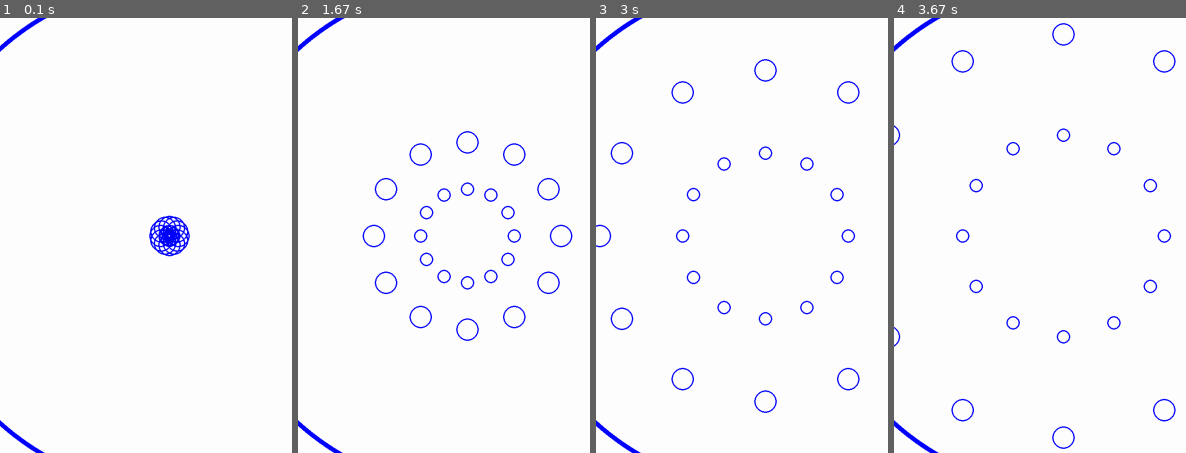
Above: before the commit, frames 1-4 (left to right).
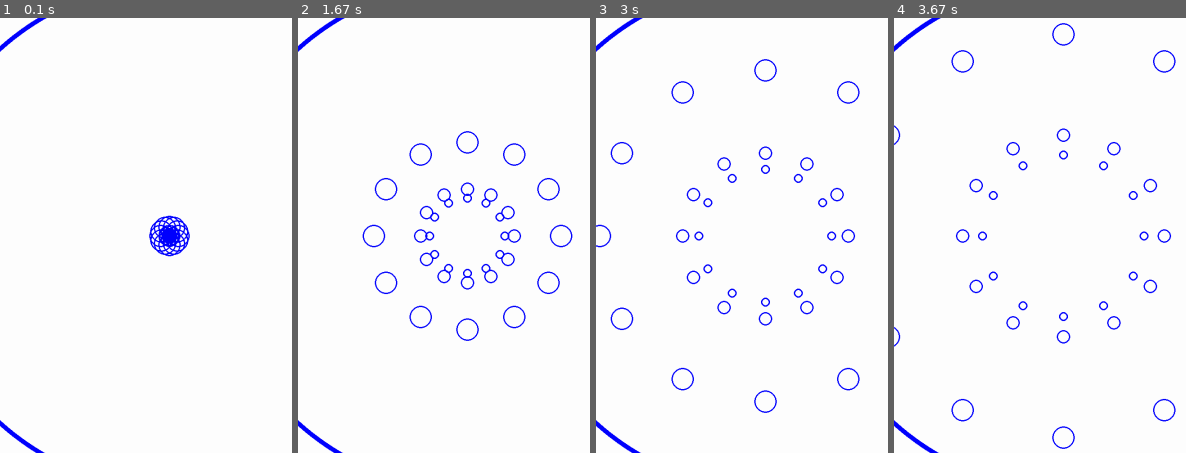
Above: after the commit, the same moments.

Repository: Archanciel/Learning_Pygame
Game: pygame game, started from bouncing_ball_imperfect_collide/move_particle_basic.py
The game is run twice, just before and just after one commit, with the same random seed, the same clock (stepped at 60 frames per second) and the same inputs.
Inputs:
- Up to frame 1 (0.1 s): no input
- Up to frame 2 (1.67 s): no input
- Up to frame 3 (3 s): no input
- Up to frame 4 (3.67 s): no input
The pictures show only the part of the screen within x 21-71%, y 25-75%; the shares and areas given below are measured in that part.

The runs differ from the first frame. In frame 1, less than 0.1% of the frame differs, in the area x 55-61%, y 48-52%; in frame 2, 0.4%; in frame 3, 0.5%, in the area x 33-83%, y 33-67%; in frame 4, 0.5%.

Commit message:
added my_move

Diff:
--- a/bouncing_ball_imperfect_collide/move_particle_basic.py
+++ b/bouncing_ball_imperfect_collide/move_particle_basic.py
@@ -31,6 +31,7 @@
 
 my_particles = []
 my_particles2 = []
+my_particles3 = []
 
 angleTwelth = 360 / 12
 
@@ -39,11 +40,13 @@
 		angleDeg = i * angleTwelth
 		my_particles.append(Particle(screen = screen, x=circleX, y=circleY, radius=25, thickness=3, angleDeg=angleDeg, speed=2))
 		my_particles2.append(Particle(screen = screen, x=circleX, y=circleY, radius=15, thickness=3, angleDeg=angleDeg, speed=1))
+		my_particles3.append(Particle(screen = screen, x=circleX, y=circleY, radius=10, thickness=3, angleDeg=angleDeg, speed=0.8))
 else:
 	for i in range(1, 13):
 		angleDeg = i * angleTwelth
 		my_particles.append(Particle(screen = screen, x=circleX, y=circleY, radius=25, thickness=1, angleDeg=angleDeg, speed=0.2))
 		my_particles2.append(Particle(screen = screen, x=circleX, y=circleY, radius=15, thickness=1, angleDeg=angleDeg, speed=0.1))
+		my_particles3.append(Particle(screen = screen, x=circleX, y=circleY, radius=10, thickness=1, angleDeg=angleDeg, speed=0.08))
 
 running = True
 
@@ -65,7 +68,10 @@
 	for particle in my_particles2:
 		particle.move_tuto()
 		particle.display()
-	#my_particle_3.move_tuto(angleRad=math.pi / 2)
+
+	for particle in my_particles3:
+		particle.my_move()
+		particle.display()
 
 	pygame.display.flip()
 pygame.quit()
--- a/bouncing_ball_imperfect_collide/particle.py
+++ b/bouncing_ball_imperfect_collide/particle.py
@@ -36,6 +36,17 @@
 		self.x += dx
 		self.y -= dy
 
+	def my_move(self, angleDeg=0):
+		if angleDeg == 0:
+			angleDeg = self.angleDeg
+
+		# angleDeg is the clockwise angle with 0 deg corresponding to 3 o'clock'
+		angleRad = math.radians(angleDeg)
+		dx = self.speed * math.cos(angleRad)
+		dy = self.speed * math.sin(angleRad)
+		self.x += dx
+		self.y += dy
+
 	def display(self):
 		if os.name == 'posix':
 			pygame.draw.circle(self.screen, self.colour, (self.x, self.y), self.radius, self.thickness)
